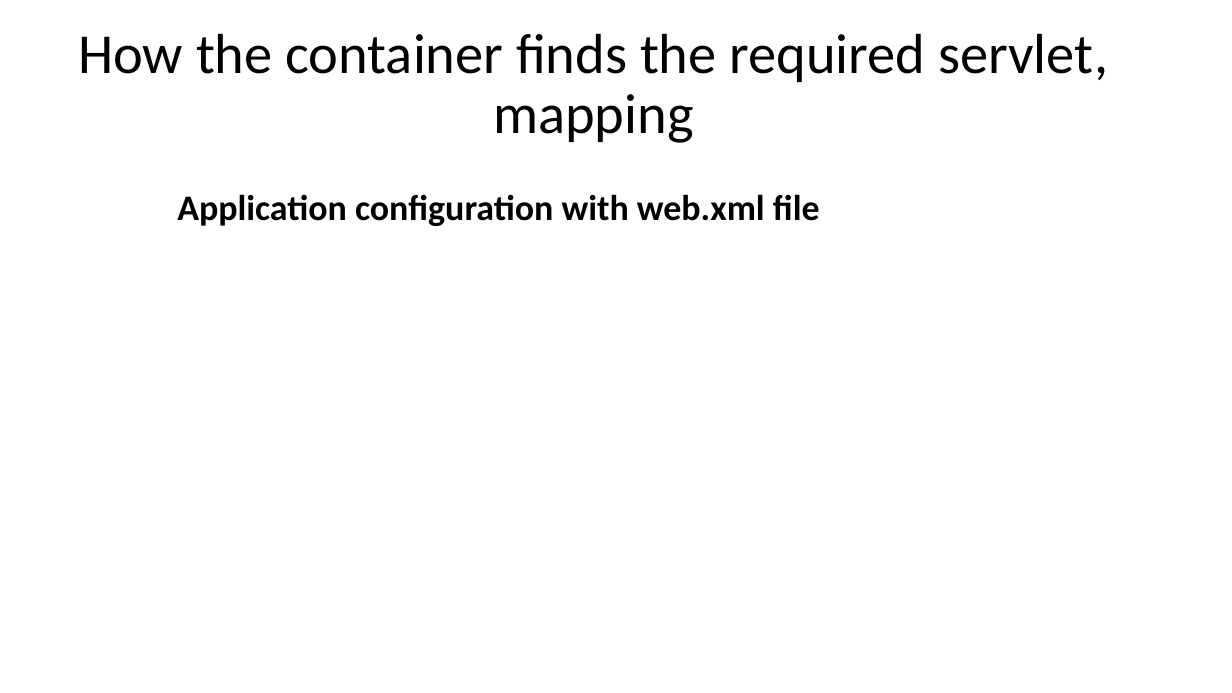
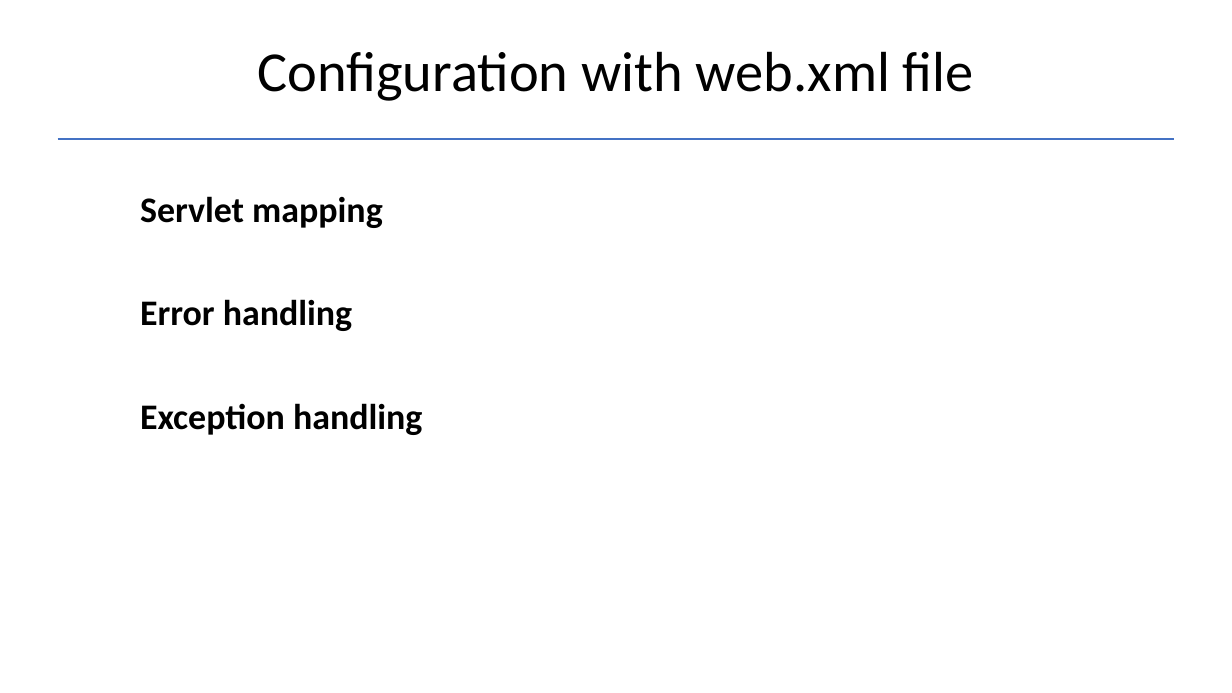
Before and after one commit to Garnik94/Levelup_presentations, a slide deck: slide 7 of Servlet/Servlet_Presentation.pptx. Drawn at 1232x693 pixels with LibreOffice and Linux fonts; fonts in the diff are those of the drawing. Boxes give left, top, right and bottom in pixels: in the first picture for what was removed or moved away, otherwise in the second. Text is boxed around its words. In the diff, an @@ line names an element or a change of style, - is before the commit and + after.

```diff
--- a/Servlet/Servlet_Presentation.pptx
+++ b/Servlet/Servlet_Presentation.pptx
@@ title at bbox=[257, 51, 974, 101]: text changed @@
-How the container finds the required servlet, mapping
+Configuration with web.xml file
@@ line added from (57, 140) to (1175, 140), #4472C4 1.5 pt @@
@@ text at bbox=[140, 196, 422, 435]: text changed @@
-Application configuration with web.xml file
+Servlet mapping
+Error handling
+Exception handling
```
Also in this commit, not shown: 1 other file.
